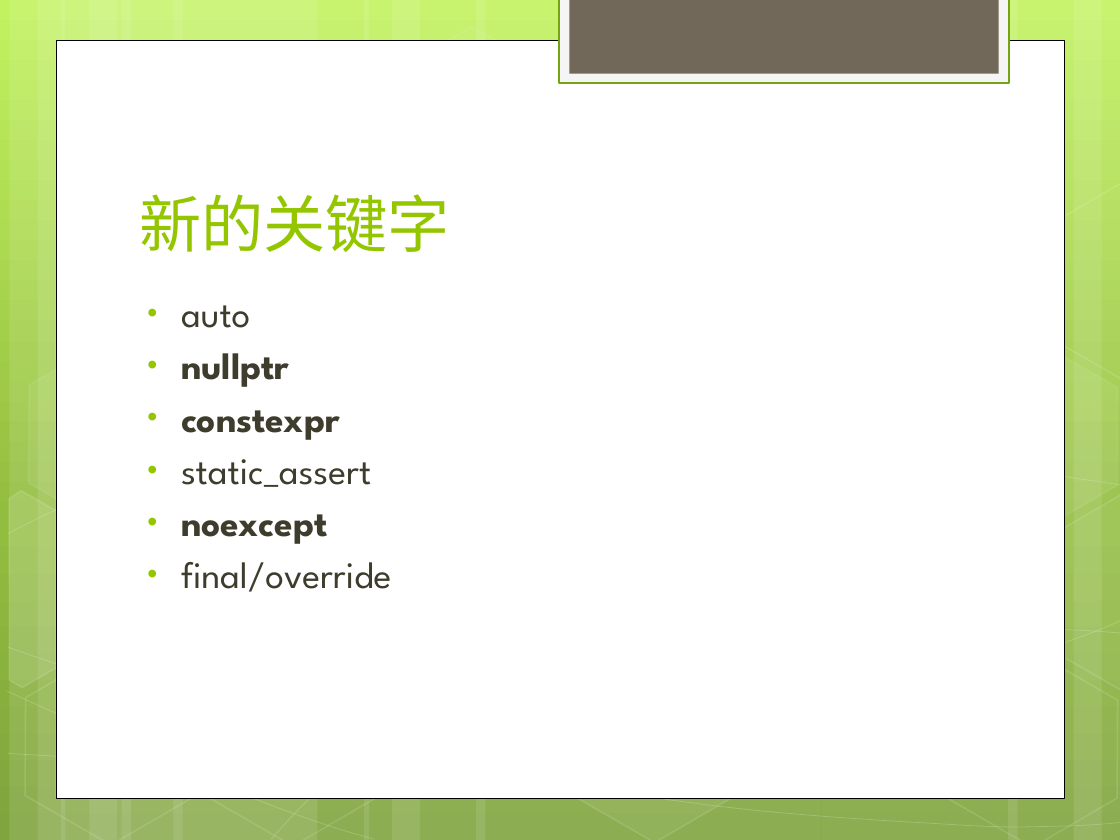
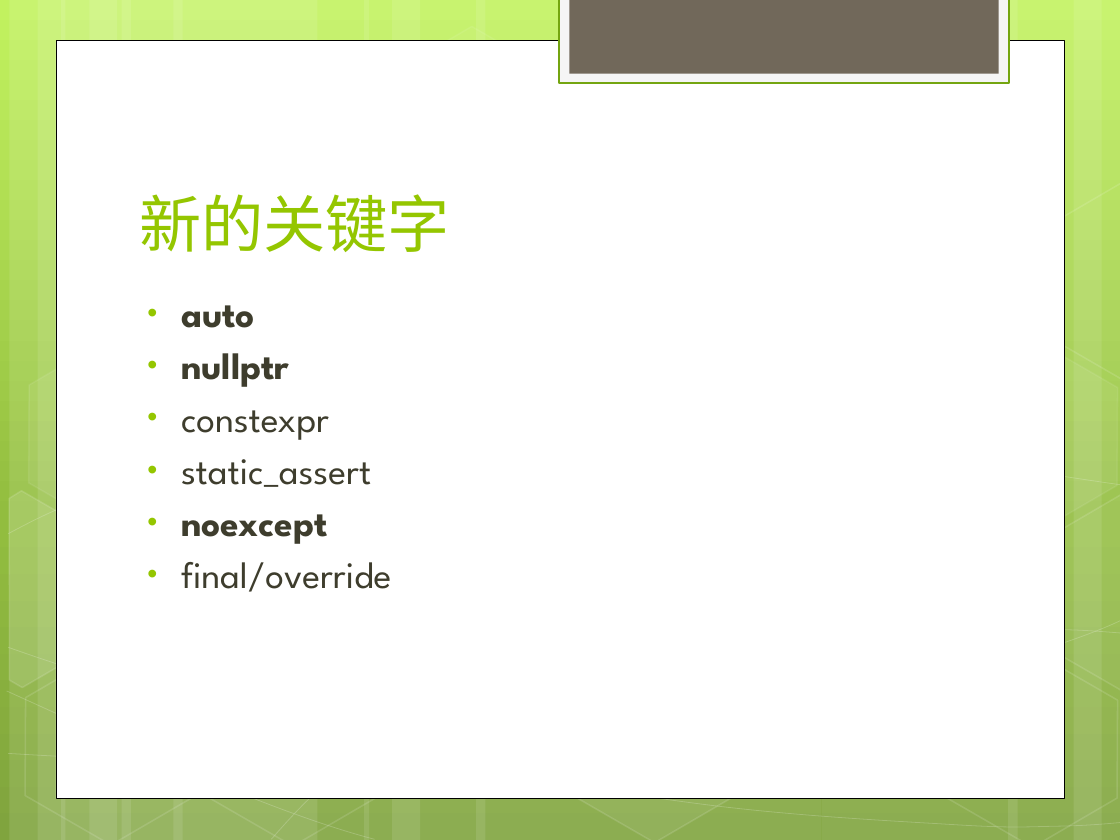
Before and after one commit to war10ck-efz/cpplearning, a slide deck: slide 19 of doc/c++11learning.pptx (slide 13 before the commit). Drawn at 1120x840 pixels with LibreOffice and Linux fonts; fonts in the diff are those of the drawing. Boxes give left, top, right and bottom in pixels: in the first picture for what was removed or moved away, otherwise in the second. Text is boxed around its words. In the diff, an @@ line names an element or a change of style, - is before the commit and + after.

```diff
--- a/doc/c++11learning.pptx
+++ b/doc/c++11learning.pptx
@@ text at [181, 305, 329, 440]: bold on in "auto"; bold off in "constexpr" @@
```
Also in this commit, not shown: 4 other slides changed, 8 slides added, 2 other files.
